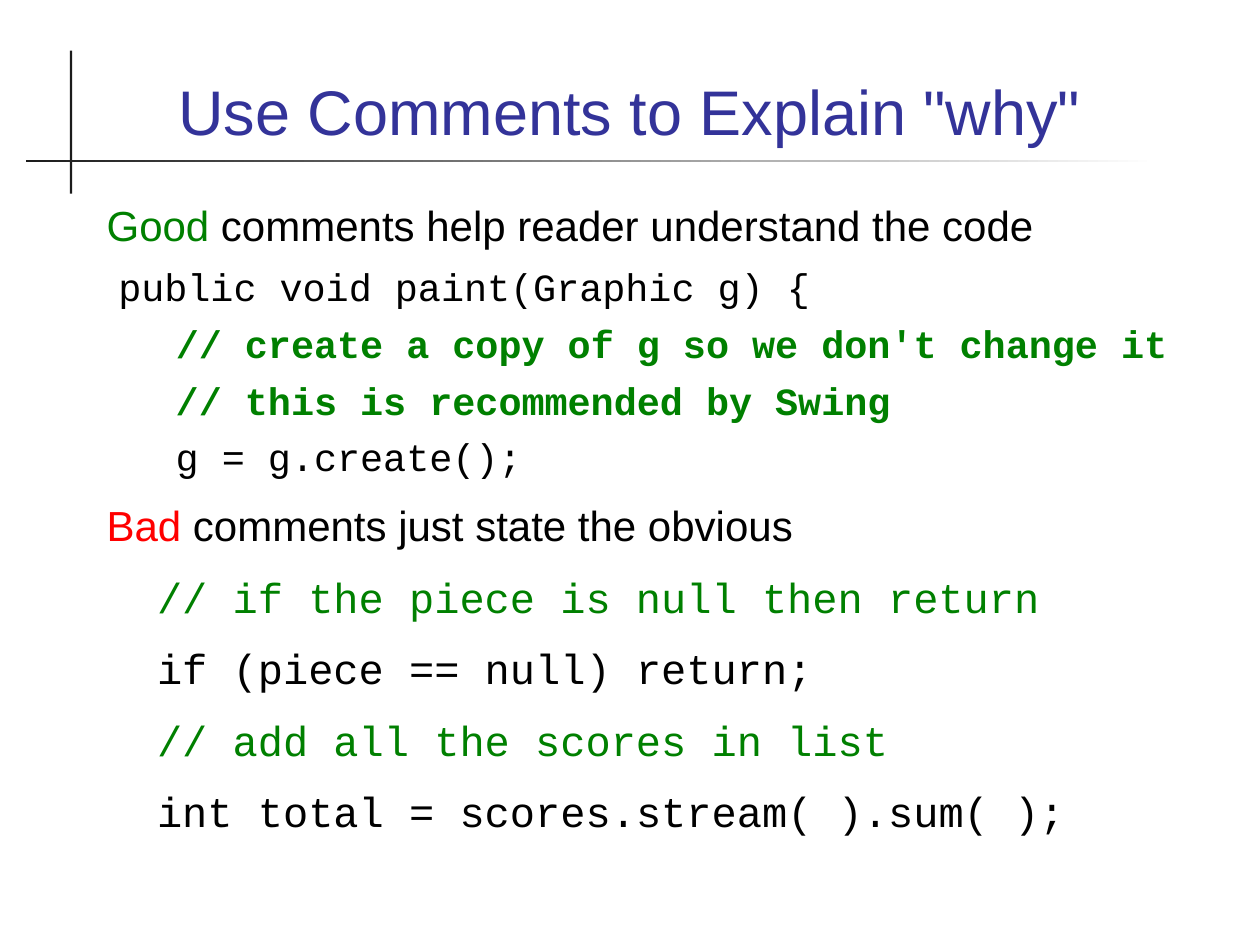
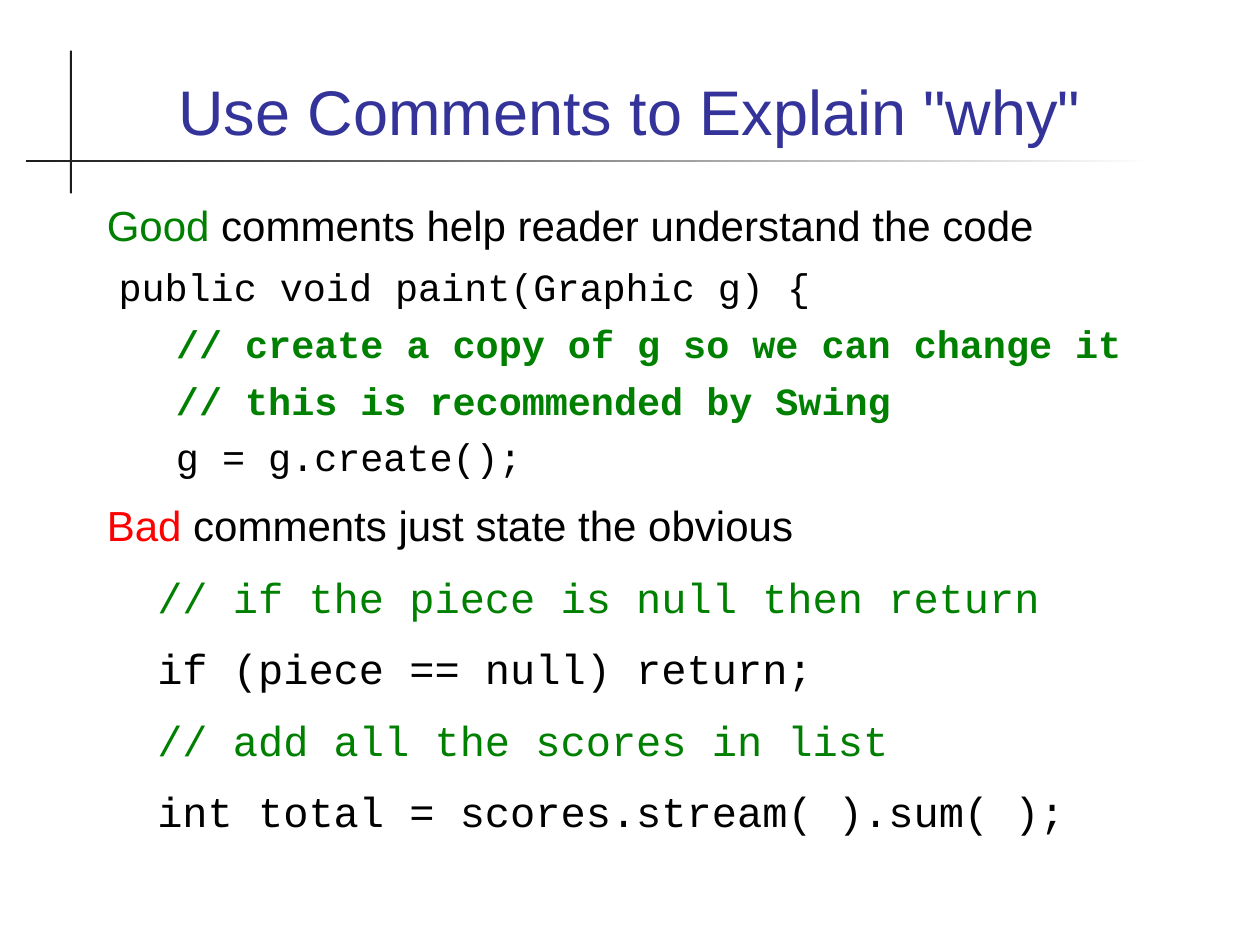
Before and after one commit to skeoop/skeoop.github.io, a slide deck: slide 6 of week5/Coding-Guidelines.ppt. Drawn at 1260x945 pixels with LibreOffice and Linux fonts; fonts in the diff are those of the drawing. Boxes give left, top, right and bottom in pixels: in the first picture for what was removed or moved away, otherwise in the second. Text is boxed around its words. In the diff, an @@ line names an element or a change of style, - is before the commit and + after.

```diff
--- a/week5/Coding-Guidelines.ppt
+++ b/week5/Coding-Guidelines.ppt
@@ text at (245, 331, 1121, 366): text changed @@
-// create a copy of g so we don't change it
+// create a copy of g so we can change it
```
Also in this commit, not shown: 3 other slides changed, 2 slides added, 2 other files.
